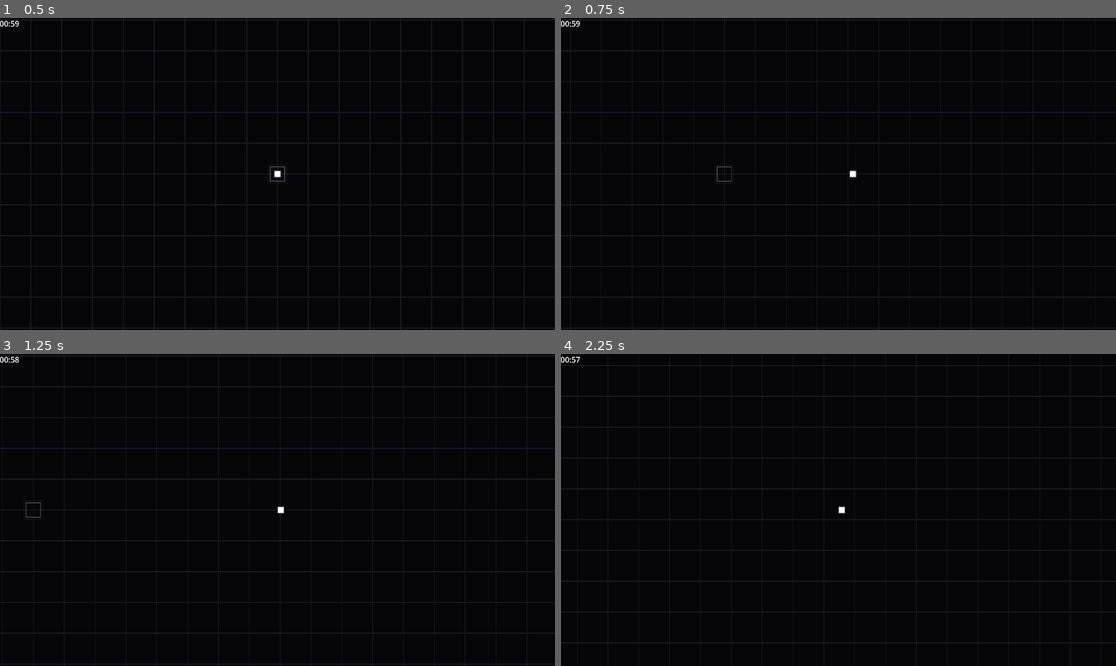
Above: before the commit, frames 1-4 (two rows, left to right).
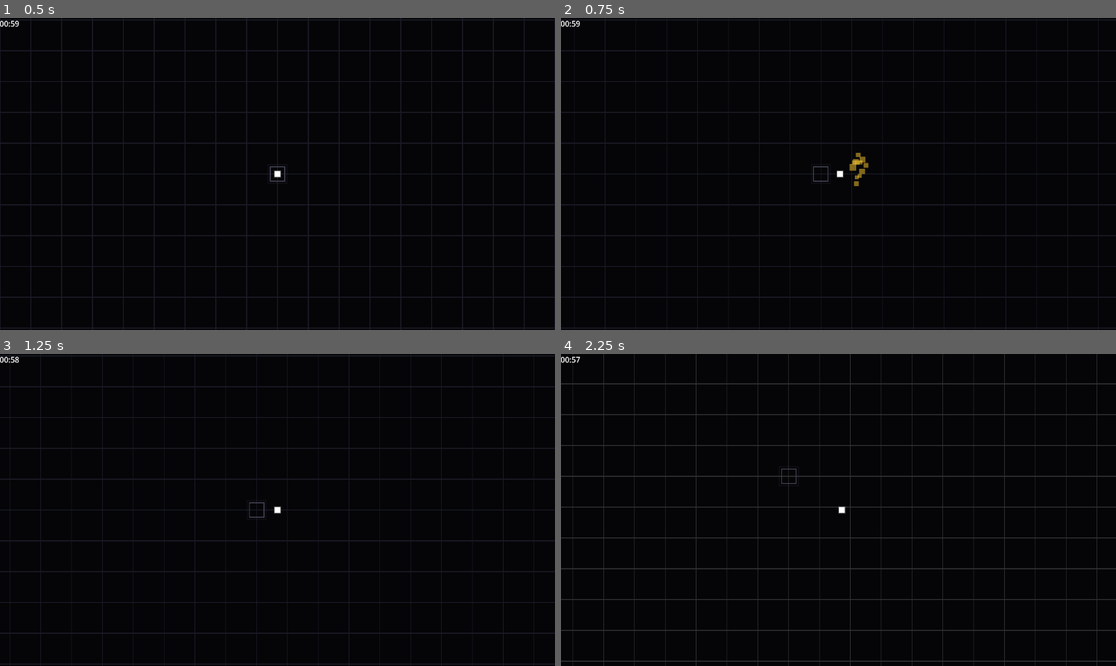
Above: after the commit, the same moments.

Repository: AnonymousXavier/ink-void
Game: Godot game, scene res://Scenes/world.tscn
The game is run twice, just before and just after one commit, with the same random seed, the same clock (stepped at 60 frames per second) and the same inputs. This scene is started directly instead of the project's main scene.
Inputs (mouse positions are in pixels of both pictures, inside the frame that each line leads up to):
- Up to frame 1 (0.5 s): no input
- Up to frame 2 (0.75 s): tap Enter at 0.5 s; move the mouse to (960, 158) at 0.52 s; hold Right (right) from 0.53 s (still down); hold Space (parry) from 0.53 s (still down); tap Shift (dash) at 0.6 s; click (960, 158) at 0.67 s
- Up to frame 3 (1.25 s): keep holding Right (right); keep holding Space (parry)
- Up to frame 4 (2.25 s): move the mouse to (727, 525) at 1.27 s; release Right (right) at 1.28 s; release Space (parry) at 1.28 s; hold Down (down) 1.28-2.03 s; tap Space (parry) at 1.35 s; click (727, 525) at 1.42 s; tap Shift (dash) at 1.55, 2.1 s; move the mouse to (894, 441) at 2.02 s; hold Right (right) from 2.03 s (still down); hold Space (parry) from 2.03 s (still down); click (894, 441) at 2.17 s

Frame 1 is identical in both runs. In frame 2, 1.7% of the frame differs, in the area x 1-86%, y 0-100%; in frame 3, 1.4%; in frame 4, 7.3%, in the area x 0-100%, y 0-100%.

Commit message:
System Rework
-> Dash: Quicksilver style.. time freezes and u move normal
-> Parry is your offence

Diff:
--- a/AutoLoads/Enums.gd
+++ b/AutoLoads/Enums.gd
@@ -1,6 +1,6 @@
 extends Node
 
-enum EVENT_TYPES {MOVEMENT, DAMAGE_ATTEMPT, DAMAGE_CONFIRMED …(228 unchanged characters)… D, SHOW_REVIVE_UI, SPAWN_IMPACT_PARTICLE}
+enum EVENT_TYPES {MOVEMENT, DAMAGE_ATTEMPT, DAMAGE_CONFIRMED …(228 unchanged characters)… D, SHOW_REVIVE_UI, SPAWN_IMPACT_PARTICLE, HIT_STOP}
 enum SHAPE_TYPES {CIRCLE, DIAMOND, SQUARE, RECTANGLE, TRIANGLE}
 
 enum LEVELS {LOW=1, MEDIUM=2, HIGH=3}
--- a/Resources/DashData.gd
+++ b/Resources/DashData.gd
@@ -4,7 +4,7 @@
 @export var start_position: Vector2 = Vector2.ZERO
 
 @export var is_dashing: bool = false
-@export var dash_duration: float = 0.15
+@export var dash_duration: float = 1.0
 @export var dash_time_left: float = 0.0
 
 @export var cooldown: float = 3.0
--- a/Scenes/world.gd
+++ b/Scenes/world.gd
@@ -36,6 +36,7 @@
 var save_system: SaveSystem = SaveSystem.new()
 var revive_system: ReviveSystem = ReviveSystem.new()
 var particles_system: ParticlesSystem = ParticlesSystem.new()
+var hitstop_system: HitStopSystem = HitStopSystem.new()
 
 # Define Variables
 var player_spawned: bool = false
@@ -98,6 +99,7 @@
 	shooting_system.update(delta)
 	projectile_dispatch_system.update(delta)
 	impact_system.update()
+	hitstop_system.update()
 	particles_system.update(delta)
 	flash_system.update(delta)
 	damage_system.update()
--- a/Systems/dash_system.gd
+++ b/Systems/dash_system.gd
@@ -9,23 +9,27 @@
 
 	var dash = entity_manager.dash_components.get(player_id)
 	var input = entity_manager.player_input_data
-	var velocity = entity_manager.velocity_components.get(player_id)
 	var parry = entity_manager.parry_components.get(player_id)
 
-	if not dash or not input or not velocity or not parry: return
+	# We no longer need the velocity component here because we aren't locking it!
+	if not dash or not input or not parry: return
 
 	# Process the Cooldown
 	if dash.cooldown_time_left > 0:
 		dash.cooldown_time_left -= delta
 
-	# Process an Active Dash
+	# Process an Active Speedster State
 	if dash.is_dashing:
-		dash.dash_time_left -= delta
+		dash.dash_time_left -= delta # Uses pure real-time delta!
+
 		if dash.dash_time_left <= 0:
-			# Dash finished! Return to normal physics
+			# Speedster mode finished!
 			dash.is_dashing = false
-			velocity.speed = 400.0
 
+			# 1. THAW THE UNIVERSE
+			SceneInstances.time_scale = 1.0
+
+			# 2. Friction Wake (Calculates the straight line between where you started the freeze and where you ended up)
 			var transform_data = entity_manager.transform_components.get(player_id)
 			if transform_data and dash.get("friction_wake_radius") != null and dash.friction_wake_radius > 0.0:
 				var all_enemies = entity_manager.is_an_enemy.keys()
@@ -37,42 +41,29 @@
 					var e_vel = entity_manager.velocity_components.get(e_id)
 					if not e_transform or not e_vel: continue
 
-					# Find the shortest distance from the enemy to the dash line
 					var closest_point = Geometry2D.get_closest_point_to_segment(e_transform.position, dash_start, dash_end)
 					var distance = e_transform.position.distance_to(closest_point)
 
 					if distance <= dash.friction_wake_radius:
 						e_vel.speed *= (1.0 - dash.friction_wake_slow_percent)
 
-						# Visual Tell: Tint the slowed enemies blue so you know it worked!
 						var e_render = entity_manager.render_components.get(e_id)
 						if e_render: e_render.modulate = Color(0.2, 0.5, 1.0)
 
-		else:
-			# Lock the speed and direction while dashing
-			velocity.speed = dash.dash_speed
-			velocity.direction = dash.dash_direction
-		return # Skip the trigger check
+		# NOTICE: No velocity locks here! You retain 100% full movement control.
+		return
 
-	# Start Dash
-	if input.dash_pressed and dash.cooldown_time_left <= 0 and parry.current_state != ParryData.State.FROZEN_AIMING:
+	# Start Speedster Mode
+	if input.dash_pressed and dash.cooldown_time_left <= 0 and parry.current_state != ParryData.State.PARRYING:
 		dash.is_dashing = true
 		dash.dash_time_left = dash.dash_duration
 		dash.cooldown_time_left = dash.cooldown
 
-		# Lock in the current movement direction. If standing still, dash towards the mouse!
-		if input.direction != Vector2.ZERO:
-			dash.dash_direction = input.direction.normalized()
-		else:
-			var player_pos = entity_manager.transform_components[player_id].position
-			dash.dash_direction = player_pos.direction_to(input.aim_position)
-
-		# FOr the Friction Powerup
+		# Record where we started so the friction wake can calculate the distance traveled
 		var p_trans = entity_manager.transform_components.get(player_id)
 		if p_trans:
 			dash.start_position = p_trans.position
 
-		velocity.speed = dash.dash_speed
-		velocity.direction = dash.dash_direction
-
+		# ENGAGE THE MATRIX: Drop the universe to 10% speed!
+		SceneInstances.time_scale = 0.1
 		SceneInstances.events_manager.add_event({"type": Enums.EVENT_TYPES.SCREEN_SHAKE, "amount": 0.4})
--- a/Systems/hit_stop_system.gd
+++ b/Systems/hit_stop_system.gd
@@ -3,23 +3,31 @@
 
 var hit_stop_end_time: int = 0
 var is_stopped: bool = false
-const HIT_STOP_DURATION_MS: int = 45 # The sweet spot for human perception
 
 func update() -> void:
 	# 1. THE WAKE-UP SEQUENCE
 	if is_stopped:
+		# Use raw real-world unscaled time so this timer doesn't freeze when the game freezes!
 		if Time.get_ticks_msec() >= hit_stop_end_time:
-			Engine.time_scale = 1.0 # Snap physics back to normal!
+			SceneInstances.time_scale = 1.0 # Snap the custom engine clock back to normal!
+			Engine.time_scale = 1.0 # Catch-all just in case
 			is_stopped = false
 		return # Stop executing so we don't trigger a freeze while already frozen
 
-	# 2. THE TRIGGER SEQUENCE
+	# 2. THE EVENT CATCHER
 	for event in SceneInstances.events_manager.events:
-		# You can later expand this to critical hits, explosions, etc.
-		if event.type == Enums.EVENT_TYPES.ENTITY_KILLED:
-			print("GAME PAUSED")
-			Engine.time_scale = 0.0 # Hard freeze the engine
-			hit_stop_end_time = Time.get_ticks_msec() + HIT_STOP_DURATION_MS
+
+		# A. The Heavy Kill Freeze (Complete Stop)
+		if event["type"] == Enums.EVENT_TYPES.ENTITY_KILLED:
+			SceneInstances.time_scale = 0.0
+			hit_stop_end_time = Time.get_ticks_msec() + 45 # 45ms hitstop
 			is_stopped = true
+			return
 
-			return # Exit early so 10 simultaneous deaths don't overlap the timer
+		# B. The Parry Deflect Glitch (Slow-mo Stop)
+		elif event["type"] == Enums.EVENT_TYPES.HIT_STOP:
+			# Expects duration in seconds (e.g. 0.15) and converts to ms
+			var duration_ms = int(event.get("duration", 0.15) * 1000)
+			hit_stop_end_time = Time.get_ticks_msec() + duration_ms
+			is_stopped = true
+			return
--- a/Systems/impact_system.gd
+++ b/Systems/impact_system.gd
@@ -10,7 +10,7 @@
 	var player_transform = entity_manager.transform_components.get(player_id)
 	var player_parry = entity_manager.parry_components.get(player_id)
 	var player_health = entity_manager.health_components.get(player_id)
-	var player_shield = entity_manager.shield_components.get(player_id) # 1. Grab the Shield
+	var player_shield = entity_manager.shield_components.get(player_id)
 
 	if not player_transform or not player_parry or not player_health: return
 
@@ -21,7 +21,9 @@
 
 		if not bullet_transform or not alignment or not bullet_meele: continue
 
+		# ==========================================
 		# BULLET TARGETS PLAYER
+		# ==========================================
 		if alignment.alignment == Enums.ALIGNMENTS.PLAYER:
 			var dash = entity_manager.dash_components.get(player_id)
 			if dash and dash.is_dashing: continue
@@ -29,51 +31,78 @@
 			var distance = player_transform.position.distance_to(bullet_transform.position)
 
 			if distance <= Constants.PARRY_RADIUS:
+				# --- SUCCESSFUL SLASH PARRY ---
 				if player_parry.current_state == ParryData.State.PARRYING:
-					SceneInstances.time_scale = 0.1
-					player_parry.current_state = ParryData.State.FROZEN_AIMING
-					player_parry.hijacked_bullet_id = bullet_id
 
-					bullet_transform.position = player_transform.position
+					# 1. Micro-Freeze Glitch (Hitstop)
+					SceneInstances.time_scale = 0.05
+					SceneInstances.events_manager.add_event({
+						"type": Enums.EVENT_TYPES.HIT_STOP,
+						"duration": 0.15
+					})
+
+					# 2. Instant Deflection Math
+					var input = entity_manager.player_input_data
+					var aim_dir = input.aim_direction.normalized()
+					if aim_dir == Vector2.ZERO: aim_dir = Vector2.UP # Fallback
+
 					var bullet_velocity_data = entity_manager.velocity_components.get(bullet_id)
 					if bullet_velocity_data:
-						bullet_velocity_data.speed = 0.0
-					break
+						bullet_velocity_data.direction = aim_dir
+						bullet_velocity_data.speed = 1500.0 # Blazing fast return
 
-				elif player_parry.current_state != ParryData.State.FROZEN_AIMING:
+					bullet_meele.damage *= 2.0
+					bullet_meele.hit_targets.clear()
+					alignment.alignment = Enums.ALIGNMENTS.ENEMY # Flip factions!
 
-					# THE SHIELD INTERCEPTION
+					# 3. Visual Juice
+					SceneInstances.events_manager.add_event({
+						"type": Enums.EVENT_TYPES.SCREEN_SHAKE,
+						"intensity": 0.8
+					})
+					SceneInstances.events_manager.add_event({
+						"type": Enums.EVENT_TYPES.SPAWN_IMPACT_PARTICLE,
+						"pos": bullet_transform.position,
+						"color": Color(1.0, 0.8, 0.2) # Golden slash sparks!
+					})
+
+					# CRITICAL FIX: Use 'continue' so we can deflect multiple bullets in the same frame!
+					continue
+
+				# --- PLAYER TAKES A HIT ---
+				else:
+					# The Shield Interception
 					if player_shield and player_shield.is_active:
 						player_shield.is_active = false
 						SceneInstances.events_manager.add_event({
 							"type": Enums.EVENT_TYPES.SCREEN_SHAKE,
 							"intensity": 0.8
 						})
-						# SPARK SHATTER
 						SceneInstances.events_manager.add_event({
 							"type": Enums.EVENT_TYPES.SPAWN_IMPACT_PARTICLE,
 							"pos": Vector2(bullet_transform.position.x, bullet_transform.position.y),
 							"color": Color(0.0, 1.0, 1.0) # Cyan shield sparks!
 						})
-						print("SHIELD SHATTERED! Player saved.")
 						Factories.despawn_bullet(bullet_id)
 						break
 
+					# Lethal Body Blow
 					SceneInstances.events_manager.add_event({
 						"type": Enums.EVENT_TYPES.SPAWN_IMPACT_PARTICLE,
 						"pos": Vector2(bullet_transform.position.x, bullet_transform.position.y),
 						"color": Color(1.0, 0.2, 0.2) # Crimson blood sparks
 					})
-					# SPARK
 					SceneInstances.events_manager.add_event({
 						"type": Enums.EVENT_TYPES.DAMAGE_ATTEMPT,
 						"id": player_id,
 						"amount": bullet_meele.damage
 					})
 					Factories.despawn_bullet(bullet_id)
-					break
+					break # Only take one bullet's worth of damage per frame (Micro I-Frame)
 
-		# BULLET TARGETS ENEMIES
+		# ==========================================
+		# BULLET TARGETS ENEMIES (Deflected or Player-Fired)
+		# ==========================================
 		elif alignment.alignment == Enums.ALIGNMENTS.ENEMY:
 			var bullet_hit_enemy = false
 			for enemy_id in entity_manager.is_an_enemy.keys():
@@ -96,7 +125,6 @@
 						"pos": Vector2(bullet_transform.position.x, bullet_transform.position.y),
 						"color": Color(1.0, 0.2, 0.2) # Crimson blood sparks
 					})
-					print("ENEMY HIT! HP: ", enemy_health.health)
 
 					if bullet_meele.pierce_count > 0:
 						bullet_meele.pierce_count -= 1
--- a/Systems/movement_system.gd
+++ b/Systems/movement_system.gd
@@ -13,13 +13,23 @@
 	for id in entity_manager.velocity_components:
 		var transform = entity_manager.transform_components.get(id)
 		var velocity = entity_manager.velocity_components.get(id)
+		var dash = entity_manager.dash_components.get(id) # Fetch dash data if it exists
 
 		if not transform or not velocity: continue
 
+		# THE SPEEDSTER CHECK:
+		# If this entity is dashing, they use raw unscaled delta (immune to time stops!)
+		# Otherwise, they are a slave to the global time scale.
+		var active_delta = delta
+		if dash and dash.is_dashing:
+			active_delta = delta # Pure real-time speed
+		else:
+			active_delta = scaled_delta # Molasses speed
+
 		var old_pos = transform.position
 
-		# Process normal intentional directional movement
-		var movement_displacement = velocity.direction * velocity.speed * scaled_delta
+		# Process normal intentional directional movement using the calculated delta
+		var movement_displacement = velocity.direction * velocity.speed * active_delta
 
 		# Process external impact forces (Tanks parry recoil pushback)
 		var knockback_displacement = Vector2.ZERO
@@ -46,6 +56,7 @@
 				despawn_bullet(id, transform)
 
 func despawn_bullet(bullet_id, transform_data: TransformData):
+	# Clone the vector so pool recycling doesn't corrupt the spark event
 	var impact_coordinate = Vector2(transform_data.position.x, transform_data.position.y)
 
 	SceneInstances.events_manager.add_event({
--- a/Systems/parry_system.gd
+++ b/Systems/parry_system.gd
@@ -9,12 +9,10 @@
 
 	var parry: ParryData = entity_manager.parry_components.get(player_id)
 	var input: PlayerInputData = entity_manager.player_input_data
-	var player_transform = entity_manager.transform_components.get(player_id)
-	var player_velocity = entity_manager.velocity_components.get(player_id)
 
 	if not parry or not input: return
 
-	# Handle Active Window & Miss Cooldown Timers
+	# 1. Handle Active Window & Miss Cooldown Timers
 	if parry.current_state == ParryData.State.PARRYING or parry.current_state == ParryData.State.RECOVERING:
 		parry.timer -= delta
 
@@ -25,57 +23,22 @@
 			elif parry.current_state == ParryData.State.RECOVERING:
 				parry.current_state = ParryData.State.READY
 
-	# Handle Parry
+	# 2. Handle Parry Input Trigger
 	if parry.current_state == ParryData.State.READY and input.parry_pressed:
 		parry.current_state = ParryData.State.PARRYING
 		parry.timer = Constants.PARRY_WAIT_TIME
 
-	# Handle Frozen Aiming Release
-	elif parry.current_state == ParryData.State.FROZEN_AIMING and input.parry_pressed:
-		var bullet_id = parry.hijacked_bullet_id
+		# --- WHIFF ANIMATION: Spawn the slash effect unconditionally! ---
+		var player_transform = entity_manager.transform_components.get(player_id)
+		if player_transform:
+			var slash_dir = input.aim_direction.normalized()
+			if slash_dir == Vector2.ZERO: slash_dir = Vector2.UP
 
-		# Verify bullet still exists in active tracker registries
-		if entity_manager.is_a_bullet.has(bullet_id):
-			var bullet_transform = entity_manager.transform_components.get(bullet_id)
-			var bullet_velocity = entity_manager.velocity_components.get(bullet_id)
-			var bullet_meele = entity_manager.meele_components.get(bullet_id)
-			var bullet_alignment = entity_manager.alignment_components.get(bullet_id)
+			# Push the visual effect slightly in front of the player's physical hitbox
+			var spawn_pos = player_transform.position + (slash_dir * (Constants.PARRY_RADIUS * 0.5))
 
-			if bullet_transform and bullet_velocity and bullet_meele and bullet_alignment:
-				# Calculate aim vector based on where the player is currently pointing
-				var aim_direction = input.aim_direction.normalized()
-				if aim_direction == Vector2.ZERO:
-					aim_direction = Vector2.UP # Fallback direction vector
-
-				# Native shooter damage and apply the kinetic multiplier
-				bullet_meele.damage = bullet_meele.damage * 2.0
-				bullet_meele.hit_targets.clear() # Reset targets
-				bullet_meele.pierce_count = 1 if bullet_meele.mass >= 4.0 else 0 # Tanks pierce through 1 extra enemy
-
-				# B. Re-align faction arrays to explicitly target enemies
-				bullet_alignment.alignment = Enums.ALIGNMENTS.ENEMY
-
-				# C. Update bullet positioning vectors and snap speed to extreme velocities
-				bullet_transform.position = player_transform.position
-				bullet_velocity.direction = aim_direction
-				bullet_velocity.speed = 1200.0 # Blazing fast projectile bounce speed
-
-				# D. THE KINETIC RECOIL KICKBACK
-				# Push the 1-HP player backwards in the opposite direction of their aim vector
-				# Heavy tank bullets (mass: 4.0) create massive distance, light snipers barely budge
-				if player_velocity:
-					var recoil_force = bullet_meele.mass * 250.0
-					# Inject raw pushback vector directly into player velocity components
-					player_velocity.knockback_vector = -aim_direction * recoil_force
-
-				# E. Clean visual juice registration
-				SceneInstances.events_manager.add_event({
-					"type": Enums.EVENT_TYPES.SCREEN_SHAKE,
-					"intensity": 0.3 * bullet_meele.mass
-				})
-
-		# 4. Snap engine physics back to full simulation scale and trigger window reset
-		SceneInstances.time_scale = 1.0
-		parry.hijacked_bullet_id = -1
-		parry.current_state = ParryData.State.RECOVERING
-		parry.timer = 0.15 # Tiny recovery window after a successful blast release
+			SceneInstances.events_manager.add_event({
+				"type": Enums.EVENT_TYPES.SPAWN_IMPACT_PARTICLE,
+				"pos": spawn_pos,
+				"color": Color(1.0, 0.8, 0.2) # Golden slash sparks!
+			})
--- a/Systems/player_controller_system.gd
+++ b/Systems/player_controller_system.gd
@@ -15,7 +15,7 @@
 
 	if not input or not velocity or not parry: return
 
-	# THE DEATH OVERRIDE
+	# 1. THE DEATH OVERRIDE
 	if health and health.health <= 0:
 		velocity.direction = Vector2.ZERO
 		var render: RenderingData = entity_manager.render_components.get(player_id)
@@ -23,92 +23,18 @@
 			render.modulate = Color(0.2, 0.2, 0.2, 0.5)
 		return # Lock out all input
 
-	var is_dashing = dash and dash.is_dashing
-
-	# Only steer if NOT dashing
-	if not is_dashing:
-
-		# THE PARRY STATE MACHINE
-		if parry.current_state == ParryData.State.READY:
-			if input.direction != Vector2.ZERO:
-				velocity.direction = input.direction.normalized()
-			else:
-				velocity.direction = Vector2.ZERO
-
-		elif parry.current_state == ParryData.State.PARRYING:
-			velocity.direction = input.direction * 0.5 # Slowed during active frames
-
-		elif parry.current_state == ParryData.State.RECOVERING:
-			velocity.direction = Vector2.ZERO # Locked!
-
-		# TIME FREEZE & RELEASE STATE
-		elif parry.current_state == ParryData.State.FROZEN_AIMING:
-			velocity.direction = Vector2.ZERO # Lock movement
-
-			var mouse_pos = input.aim_position
-
-			if input.fire_pressed and parry.hijacked_bullet_id != -1:
-				var bullet_id = parry.hijacked_bullet_id
-				var bullet_vel = entity_manager.velocity_components.get(bullet_id)
-				var bullet_align = entity_manager.alignment_components.get(bullet_id)
-				var p_transform = entity_manager.transform_components.get(player_id)
-				var bullet_meele = entity_manager.meele_components.get(bullet_id)
-
-				if bullet_vel and bullet_align and p_transform:
-					var aim_dir = p_transform.position.direction_to(mouse_pos)
-
-					if bullet_meele:
-						bullet_meele.pierce_count = parry.parry_pierce_bonus
-
-					bullet_vel.direction = aim_dir
-					bullet_vel.speed = 1200.0
-					bullet_align.alignment = Enums.ALIGNMENTS.ENEMY
-
-					# Restore the engine state
-					SceneInstances.time_scale = 1.0
-					parry.current_state = ParryData.State.READY
-					parry.hijacked_bullet_id = -1
-
-					SceneInstances.events_manager.add_event({"type": Enums.EVENT_TYPES.SCREEN_SHAKE, "amount": 0.8})
-
-	# TIME FREEZE & RELEASE STATE
-	elif parry.current_state == ParryData.State.FROZEN_AIMING:
-		velocity.direction = Vector2.ZERO # Lock movement
-
-		var mouse_pos = input.aim_position
-
-		if input.fire_pressed and parry.hijacked_bullet_id != -1:
-			var bullet_id = parry.hijacked_bullet_id
-			var bullet_vel = entity_manager.velocity_components.get(bullet_id)
-			var bullet_align = entity_manager.alignment_components.get(bullet_id)
-			var p_transform = entity_manager.transform_components.get(player_id)
-
-			if bullet_vel and bullet_align and p_transform:
-
-				var aim_dir = p_transform.position.direction_to(mouse_pos)
-				var bullet_meele = entity_manager.meele_components.get(bullet_id)
-
-				if bullet_meele:
-					bullet_meele.pierce_count = parry.parry_pierce_bonus # Inject the Railgun data!
-
-				bullet_vel.direction = aim_dir
-				bullet_vel.speed = 1200.0
-
-				bullet_vel.direction = aim_dir
-				bullet_vel.speed = 1200.0
-
-				bullet_align.alignment = Enums.ALIGNMENTS.ENEMY
-
-				# Restore the engine state
-				SceneInstances.time_scale = 1.0
-				parry.current_state = ParryData.State.READY
-				parry.hijacked_bullet_id = -1
-
-				SceneInstances.events_manager.add_event({"type": Enums.EVENT_TYPES.SCREEN_SHAKE, "amount": 0.8})
-
-	# DAHS
-	if not dash or not dash.is_dashing:
+	# 2. THE PARRY STATE MACHINE
+	if parry.current_state == ParryData.State.READY:
+		# Standard movement (Allows Quicksilver Dashing to work!)
 		if input.direction != Vector2.ZERO:
 			velocity.direction = input.direction.normalized()
 		else:
 			velocity.direction = Vector2.ZERO
+
+	elif parry.current_state == ParryData.State.PARRYING:
+		# Slowed down slightly during the active slash frames
+		velocity.direction = input.direction * 0.5
+
+	elif parry.current_state == ParryData.State.RECOVERING:
+		# Locked movement during recovery frames
+		velocity.direction = Vector2.ZERO
